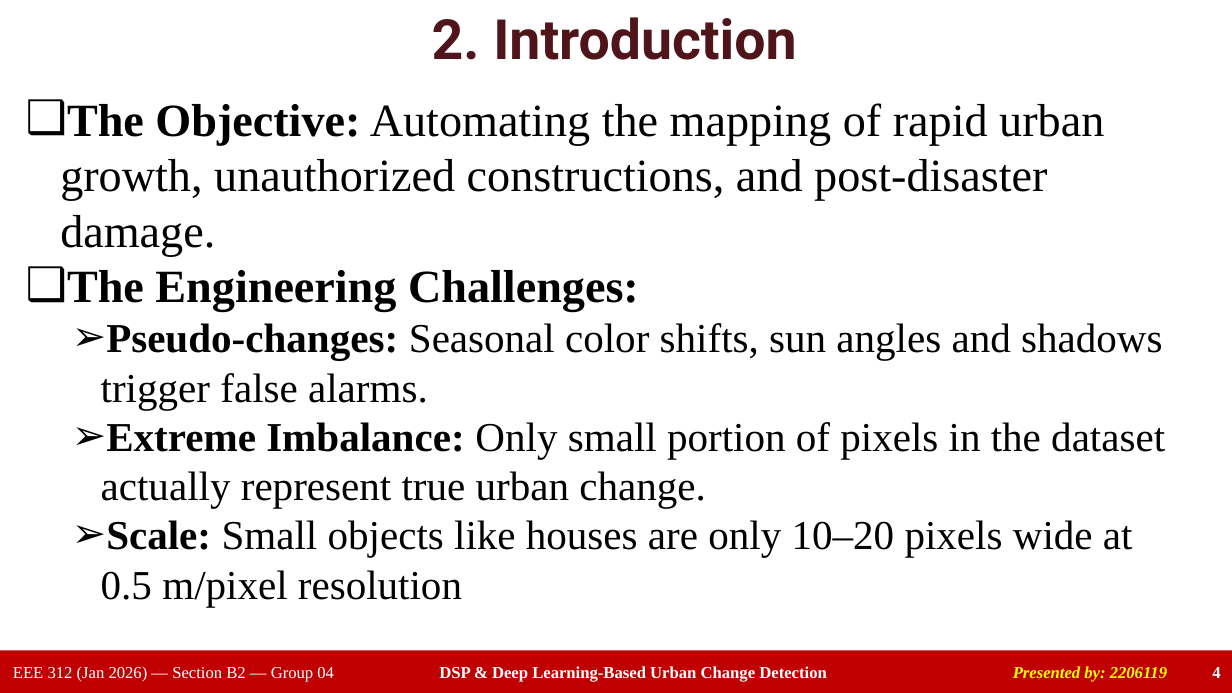
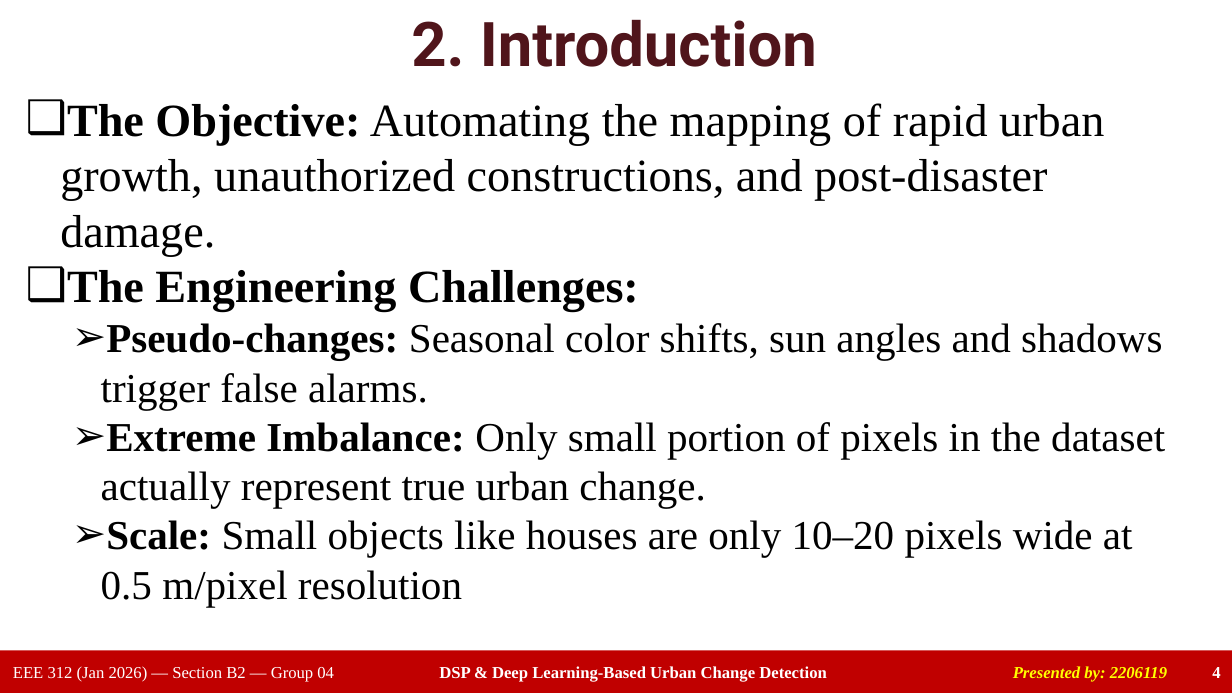
Before and after one commit to ahasanhabibkawsar/EEE-312-Group-04-Urban-change-detection-DSP-deep-learning-, a slide deck: slide 4 of presentation/Group04_EEE312_Final_Presentation.pptx. Drawn at 1232x693 pixels with LibreOffice and Linux fonts; fonts in the diff are those of the drawing. Boxes give left, top, right and bottom in pixels: in the first picture for what was removed or moved away, otherwise in the second. Text is boxed around its words. In the diff, an @@ line names an element or a change of style, - is before the commit and + after.

```diff
--- a/presentation/Group04_EEE312_Final_Presentation.pptx
+++ b/presentation/Group04_EEE312_Final_Presentation.pptx
@@ title "2. Introduction" at <box>411,19,817,67</box>: size 43.2 to 48 pt @@
```
Also in this commit, not shown: 8 other slides changed, 4 other files.
